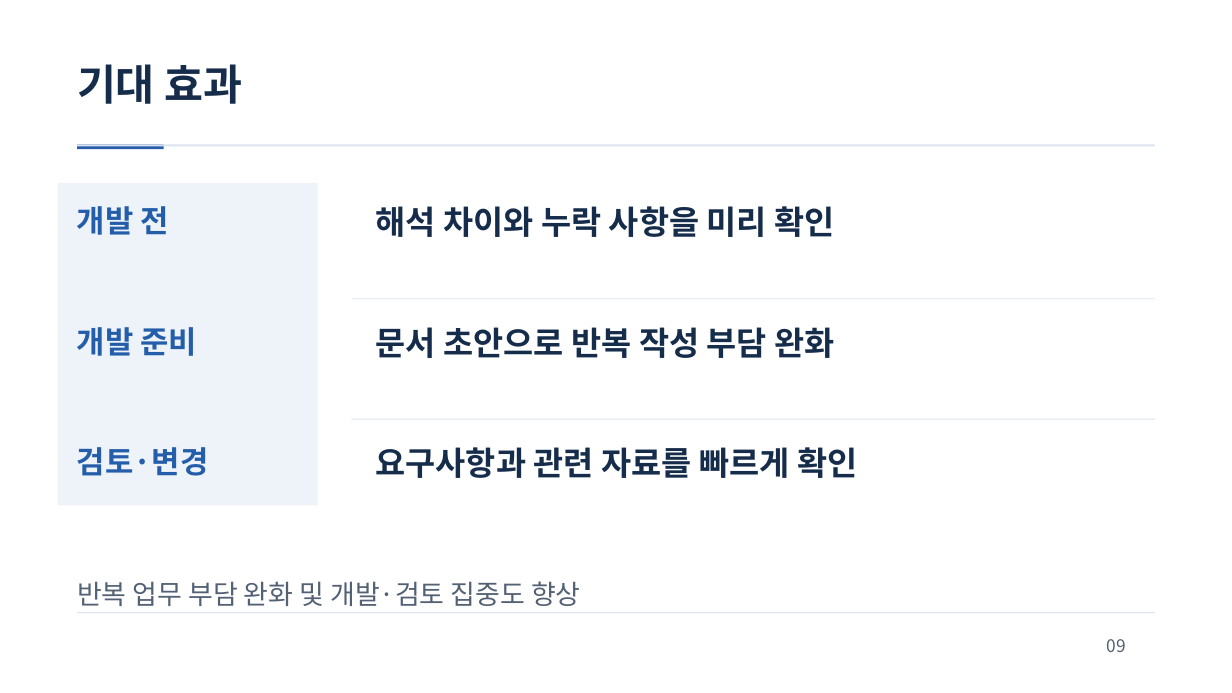
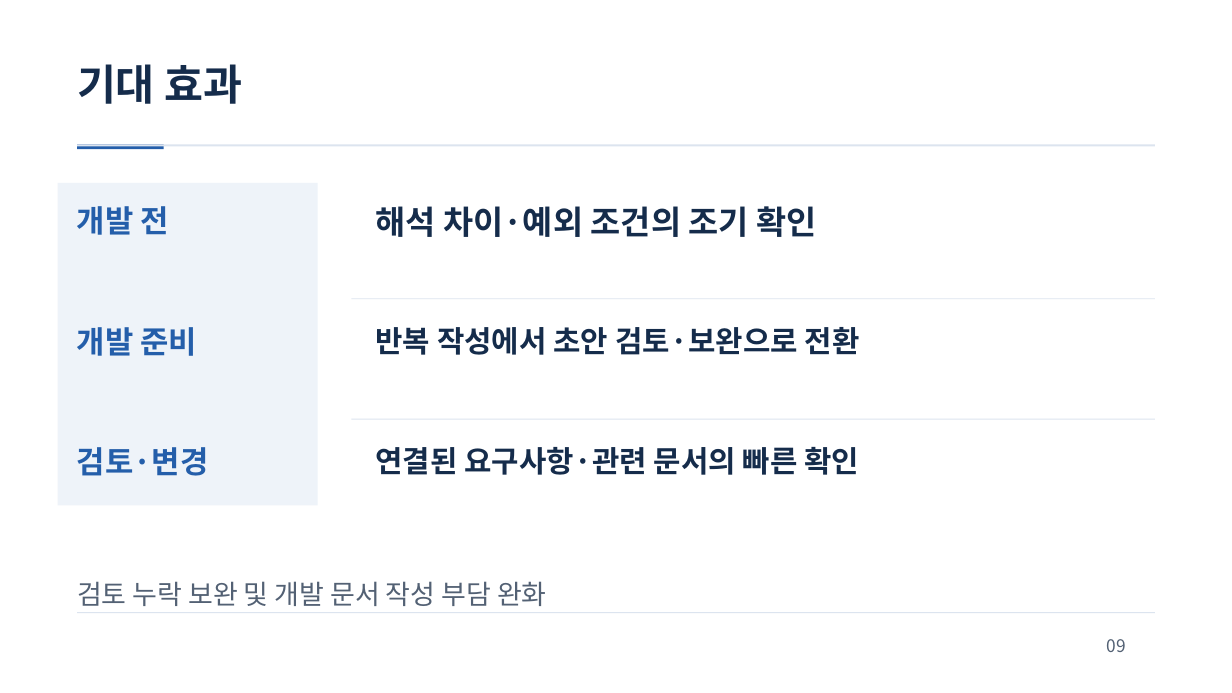
Before and after one commit to jihunhan98/semes-superrookie, a slide deck: slide 9 of docs/presentations/ReqOps_SuperRookie.pptx. Drawn at 1232x693 pixels with LibreOffice and Linux fonts; fonts in the diff are those of the drawing. Boxes give left, top, right and bottom in pixels: in the first picture for what was removed or moved away, otherwise in the second. Text is boxed around its words. In the diff, an @@ line names an element or a change of style, - is before the commit and + after.

```diff
--- a/docs/presentations/ReqOps_SuperRookie.pptx
+++ b/docs/presentations/ReqOps_SuperRookie.pptx
@@ text at [375,206,816,237]: text changed @@
-해석 차이와 누락 사항을 미리 확인
+해석 차이·예외 조건의 조기 확인
@@ text at [375,327,860,355]: text changed; size 25.5 to 23.2 pt @@
-문서 초안으로 반복 작성 부담 완화
+반복 작성에서 초안 검토·보완으로 전환
@@ text at [375,447,860,475]: text changed; size 25.5 to 23.2 pt @@
-요구사항과 관련 자료를 빠르게 확인
+연결된 요구사항·관련 문서의 빠른 확인
@@ text at [77,581,547,606]: text changed @@
-반복 업무 부담 완화 및 개발·검토 집중도 향상
+검토 누락 보완 및 개발 문서 작성 부담 완화
```
Also in this commit, not shown: 6 other slides changed, 1 slide added, 1 slide removed.
